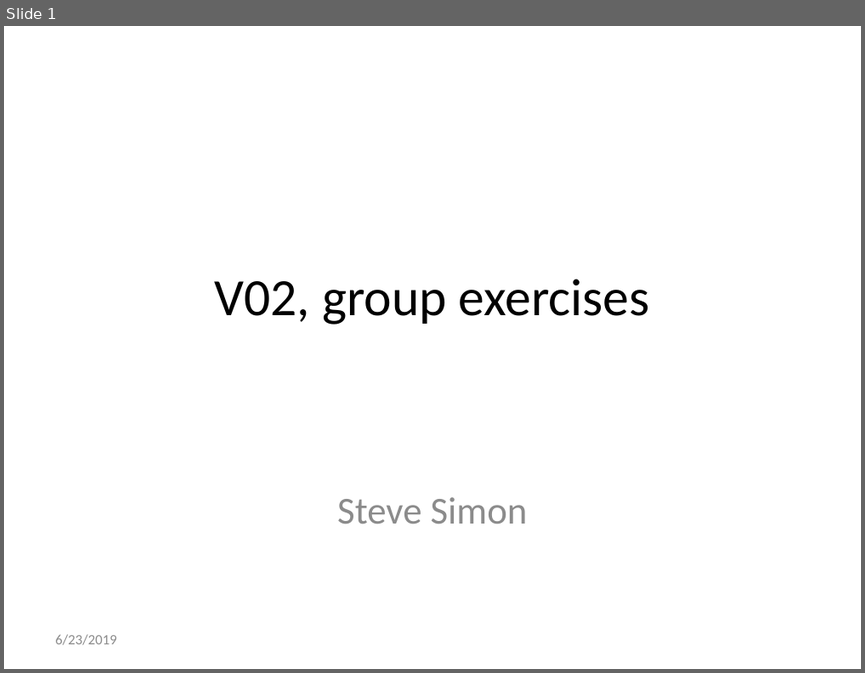
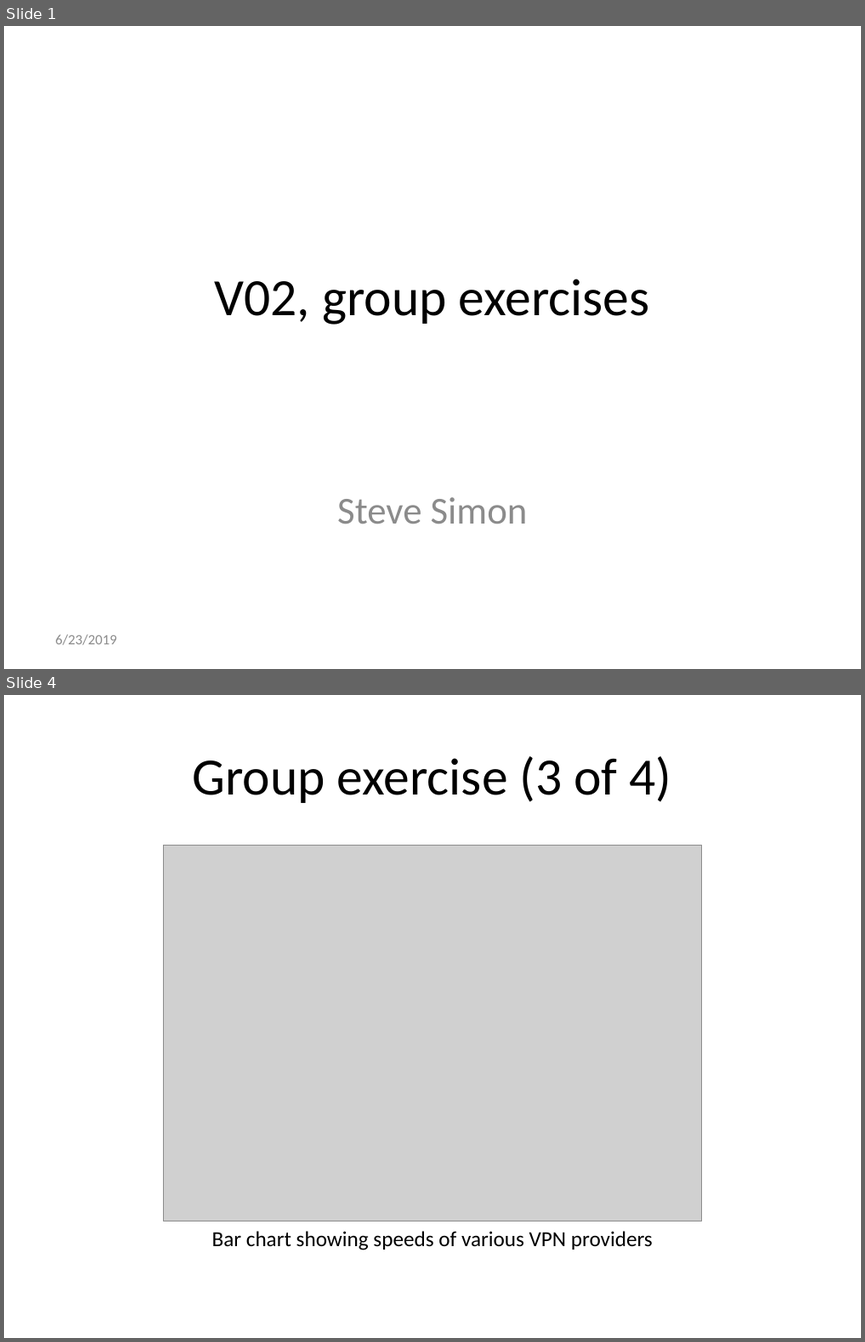
Before and after one commit to pmean/data-visualization, a slide deck: data-viz-02/src/exercise-group.pptx. Shown one above the other, each under a label of ours: slide 1 before the commit, slides 1 and 4 after it; the slides between them are not shown. The pictures are 865x673 and 865x1342 pixels, drawn with LibreOffice and Linux fonts; fonts in the diff are those of the drawing; grey boxes stand for pictures. Boxes give left, top, right and bottom in pixels: in the first picture for what was removed or moved away, otherwise in the second. Text is boxed around its words. In the diff, an @@ line names an element or a change of style, - is before the commit and + after.

Commit message:
Added third group exercise to data-viz-02

```diff
--- a/data-viz-02/src/exercise-group.pptx
+++ b/data-viz-02/src/exercise-group.pptx
@@ slide 4 added at [4,695,861,1338], background #FFFFFF @@
@@ title added at [193,756,672,803], 44 pt, text #000000 @@
+Group exercise (3 of 4)
@@ picture added at [163,845,702,1221] @@
@@ text added at [212,1231,653,1250], 18 pt, text #000000 @@
+Bar chart showing speeds of various VPN providers
```
Also in this commit, not shown: 3 slides changed, 3 other files.
